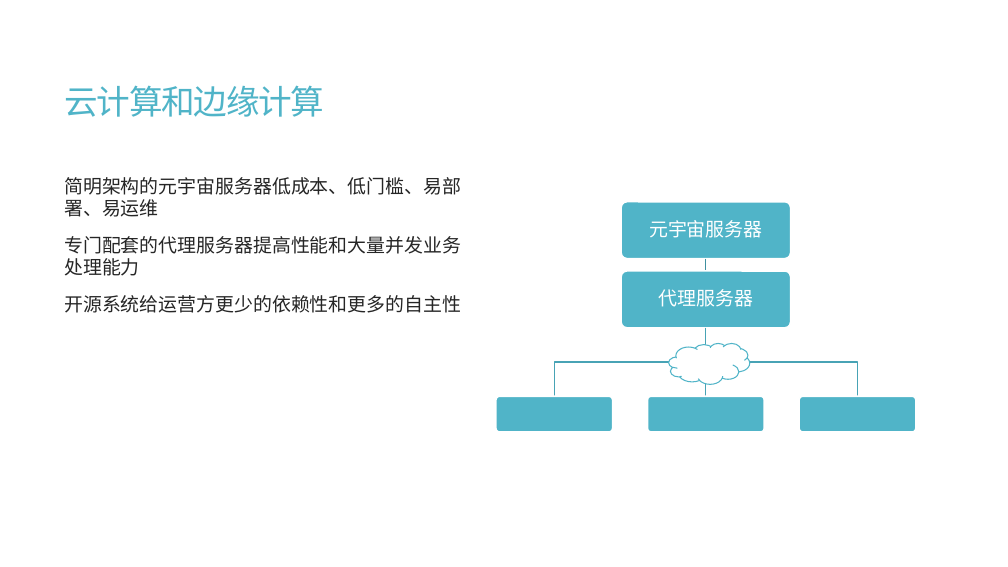
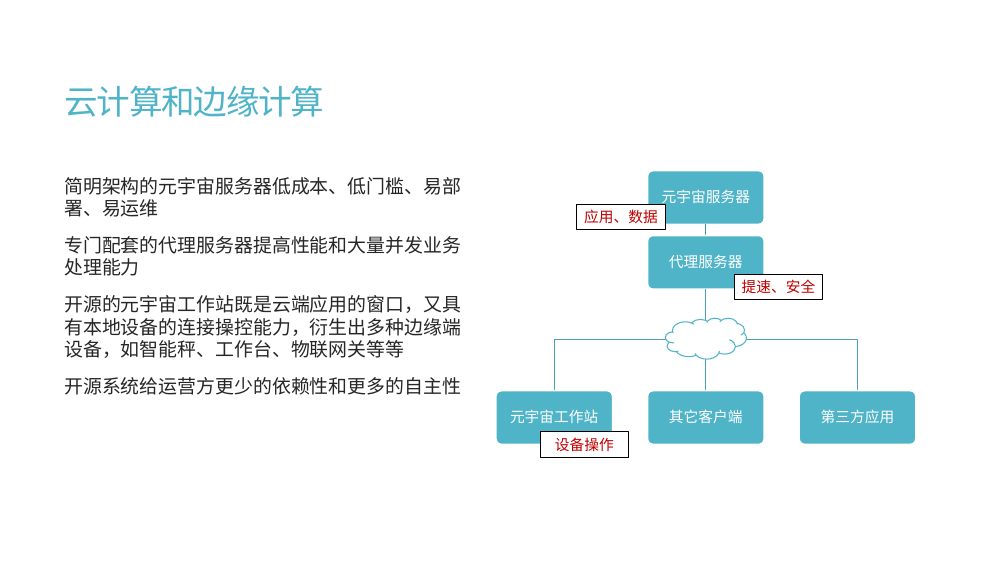
Before and after one commit to calcyu/chainway, a slide deck: slide 25 of Docs/城乡元宇宙服务器.pptx (slide 37 before the commit). Drawn at 1008x567 pixels with LibreOffice and Linux fonts; fonts in the diff are those of the drawing. Boxes give left, top, right and bottom in pixels: in the first picture for what was removed or moved away, otherwise in the second. Text is boxed around its words. In the diff, an @@ line names an element or a change of style, - is before the commit and + after.

```diff
--- a/Docs/城乡元宇宙服务器.pptx
+++ b/Docs/城乡元宇宙服务器.pptx
@@ rounded rectangle: place and size @@
-rounded rectangle at <box>622,202,791,259</box>
+rounded rectangle at <box>648,171,765,225</box>
@@ text "元宇宙服务器": place and size @@
-text "元宇宙服务器" at <box>649,220,762,238</box>
+text "元宇宙服务器" at <box>662,189,750,206</box>
@@ text "元宇宙服务器" at <box>662,189,750,206</box>: size 18 to 14 pt; less space between paragraphs @@
@@ rectangle added at <box>577,204,665,230</box>, fill #FFFFFF, outline #000000 1 pt, 14 pt, text #C00000 @@
+应用、数据
@@ rounded rectangle: place and size @@
-rounded rectangle at <box>622,271,791,327</box>
+rounded rectangle at <box>648,236,765,290</box>
@@ text "代理服务器" at <box>669,255,743,268</box>: size 18 to 14 pt; less space between paragraphs @@
@@ text "代理服务器": place and size @@
-text "代理服务器" at <box>659,289,753,307</box>
+text "代理服务器" at <box>669,255,743,268</box>
@@ freeform shape: place and size @@
-freeform shape at <box>702,259,710,271</box>
+freeform shape at <box>702,225,710,236</box>
@@ text at <box>64,295,461,358</box>: paragraph added @@
+开源的元宇宙工作站既是云端应用的窗口，又具有本地设备的连接操控能力，衍生出多种边缘端设备，如智能秤、工作台、物联网关等等
@@ freeform shape: place and size @@
-freeform shape at <box>554,328,706,397</box>
+freeform shape at <box>554,290,706,391</box>
@@ freeform shape: place and size @@
-freeform shape at <box>702,328,710,397</box>
+freeform shape at <box>702,290,710,391</box>
@@ freeform shape: place and size @@
-freeform shape at <box>706,328,858,397</box>
+freeform shape at <box>706,290,858,391</box>
@@ rectangle added at <box>734,274,823,300</box>, fill #FFFFFF, outline #000000 1 pt, 14 pt, text #C00000 @@
+提速、安全
@@ cloud: place and size @@
-cloud at <box>669,343,750,384</box>
+cloud at <box>665,318,746,359</box>
@@ rounded rectangle: place and size @@
-rounded rectangle at <box>496,396,613,432</box>
+rounded rectangle at <box>496,391,613,445</box>
@@ text added at <box>510,409,598,423</box>, 14 pt, text #FFFFFF @@
+元宇宙工作站
@@ rounded rectangle: place and size @@
-rounded rectangle at <box>648,396,765,432</box>
+rounded rectangle at <box>648,391,765,445</box>
@@ text added at <box>669,409,743,423</box>, 14 pt, text #FFFFFF @@
+其它客户端
@@ rounded rectangle: place and size @@
-rounded rectangle at <box>799,396,916,432</box>
+rounded rectangle at <box>799,391,916,445</box>
@@ text added at <box>821,409,895,423</box>, 14 pt, text #FFFFFF @@
+第三方应用
@@ rectangle added at <box>541,432,629,457</box>, fill #FFFFFF, outline #000000 1 pt, 14 pt, text #C00000 @@
+设备操作
```
Also in this commit, not shown: 21 other slides changed, 15 slides added, 13 slides removed, 20 other files.
